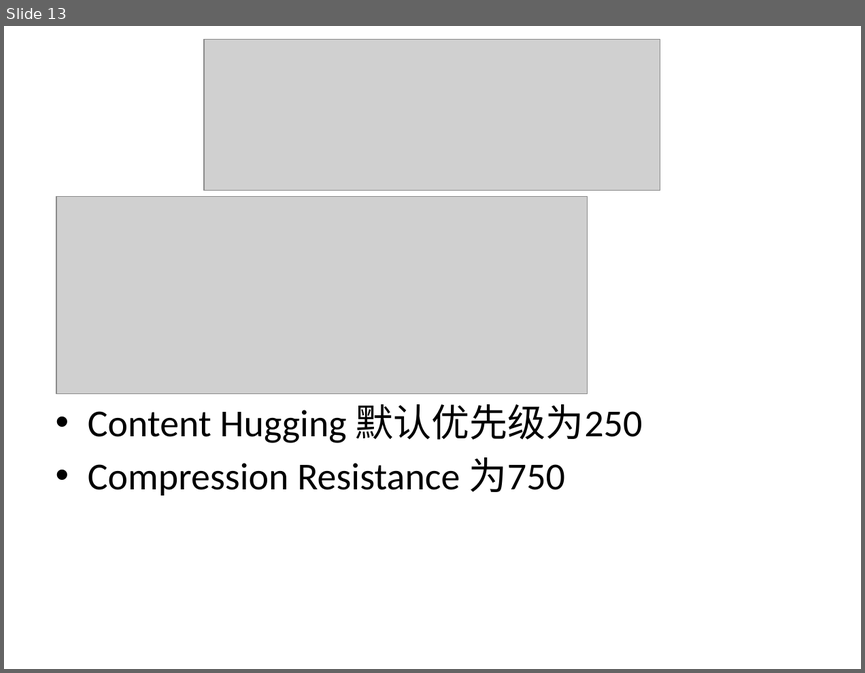
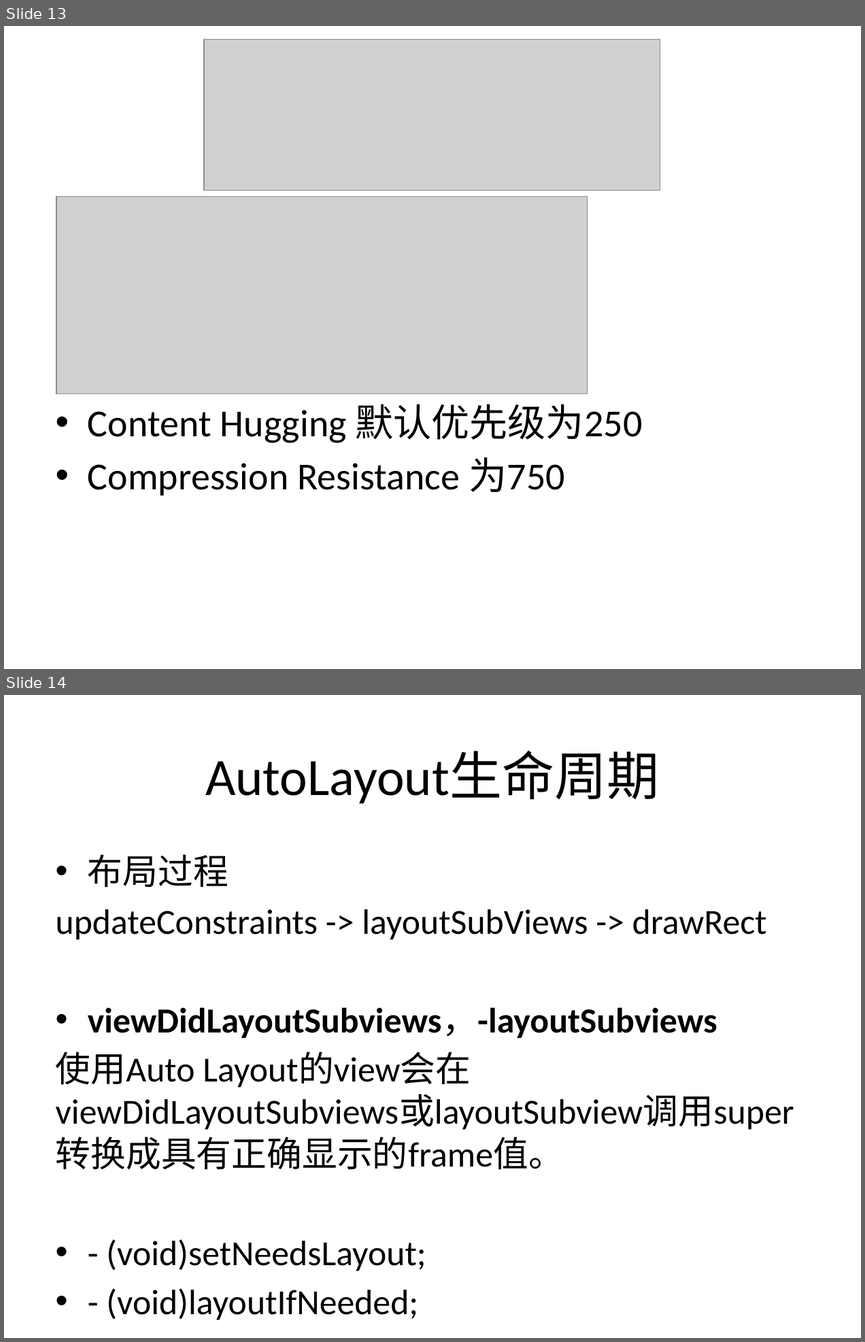
Before and after one commit to diaglamp/AutoLayoutDemo, a slide deck: AutoLayout.pptx. Shown one above the other, each under a label of ours: slide 13 before the commit, slides 13 and 14 after it. The pictures are 865x673 and 865x1342 pixels, drawn with LibreOffice and Linux fonts; fonts in the diff are those of the drawing; grey boxes stand for pictures. Boxes give left, top, right and bottom in pixels: in the first picture for what was removed or moved away, otherwise in the second. Text is boxed around its words. In the diff, an @@ line names an element or a change of style, - is before the commit and + after.

```diff
--- a/AutoLayout.pptx
+++ b/AutoLayout.pptx
@@ slide 14 added at (4,695,861,1338), background #FFFFFF @@
@@ title added at (205,751,660,804), 44 pt, text #000000 @@
+AutoLayout生命周期
@@ text added at (56,854,767,1320), 29.6 pt, text #000000 @@
+• 布局过程
+updateConstraints -> layoutSubViews -> drawRect
+• viewDidLayoutSubviews，-layoutSubviews
+使用Auto Layout的view会在viewDidLayoutSubviews或layoutSubview调用super转换成具有正确显示的frame值。
+• - (void)setNeedsLayout;
+• - (void)layoutIfNeeded;
```
Also in this commit, not shown: 8 other slides added.
